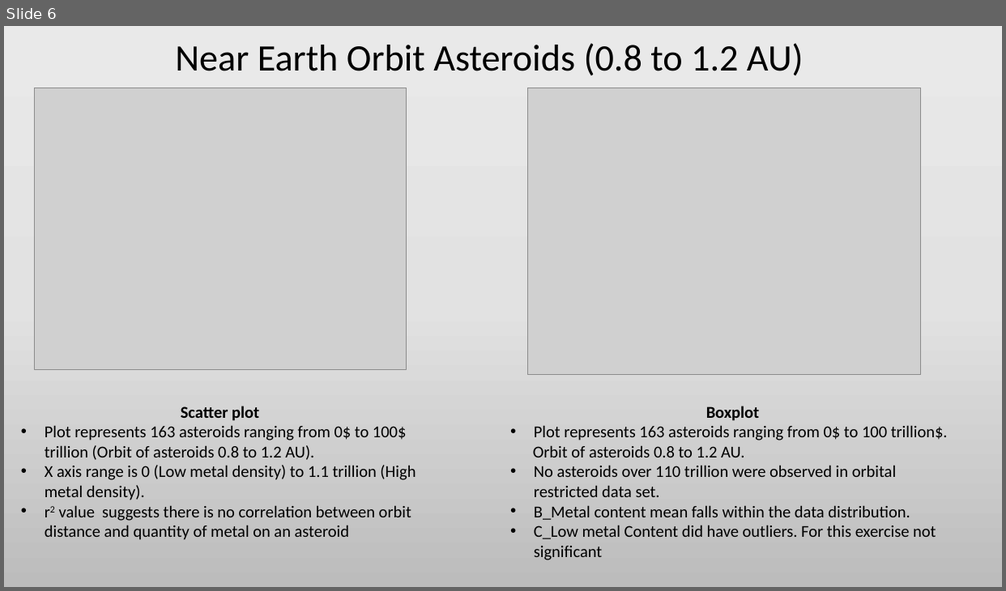
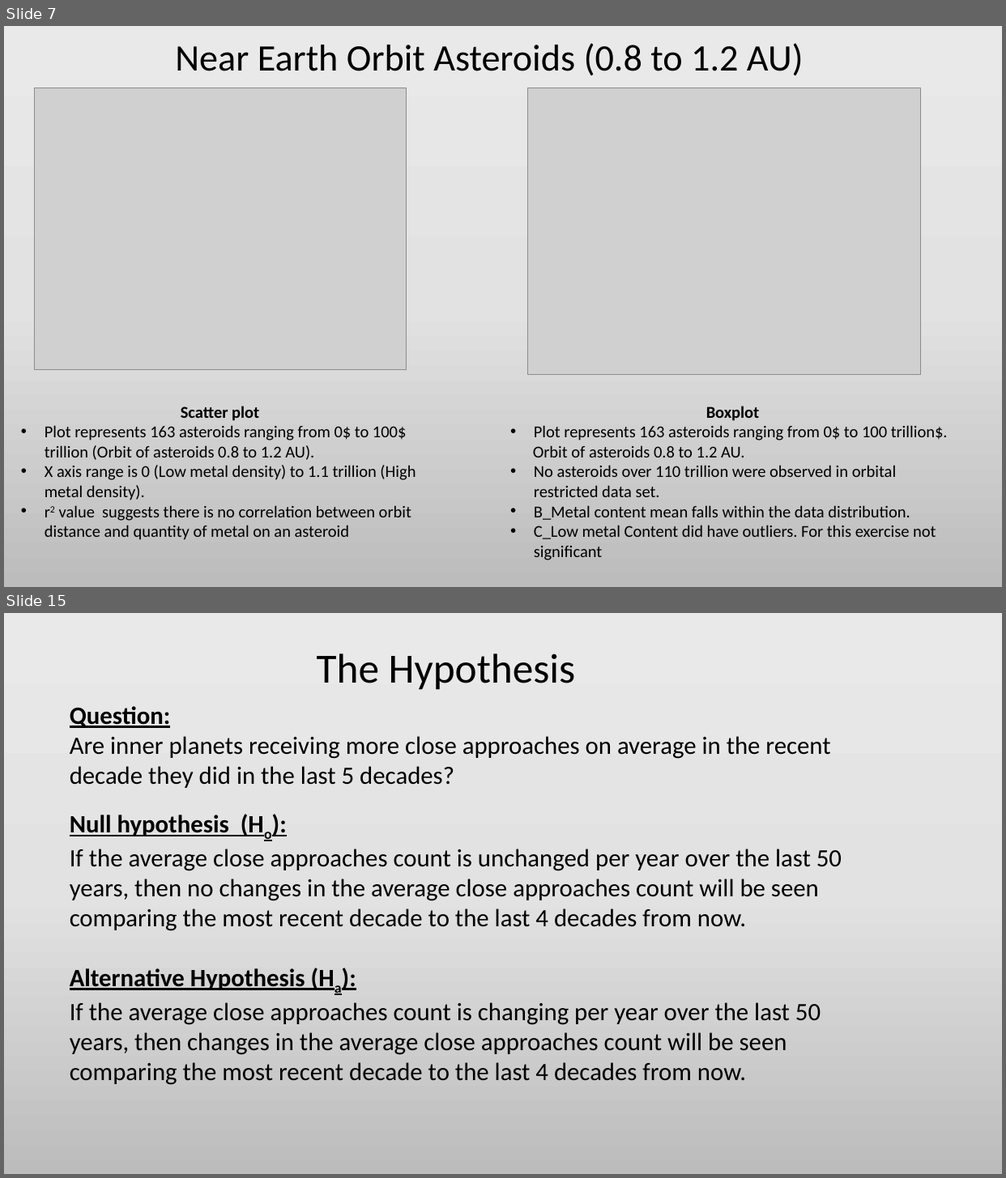
Before and after one commit to Efritch/asteroids_group_g, a slide deck: asteroid_analysisFinal.pptx. Shown one above the other, each under a label of ours: slide 6 before the commit, slides 7 and 15 after it; the slides between them are not shown. The pictures are 1006x591 and 1006x1178 pixels, drawn with LibreOffice and Linux fonts; fonts in the diff are those of the drawing; grey boxes stand for pictures. Boxes give left, top, right and bottom in pixels: in the first picture for what was removed or moved away, otherwise in the second. Text is boxed around its words. In the diff, an @@ line names an element or a change of style, - is before the commit and + after.

```diff
--- a/asteroid_analysisFinal.pptx
+++ b/asteroid_analysisFinal.pptx
@@ slide 15 added at box(4, 613, 1002, 1174), background gradient #EBEAEA to #E4E3E3 to #BDBCBC @@
@@ text added at box(317, 653, 576, 690), 40 pt, text #000000 @@
+The Hypothesis
@@ text added at box(70, 706, 830, 788), 24 pt, text #000000 @@
+Question:
+Are inner planets receiving more close approaches on average in the recent decade they did in the last 5 decades?
@@ text added at box(70, 815, 842, 1085), 24 pt, text #000000 @@
+Null hypothesis (Ho):
+If the average close approaches count is unchanged per year over the last 50 years, then no changes in the average close approaches count will be seen comparing the most recent decade to the last 4 decades from now.
+Alternative Hypothesis (Ha):
+If the average close approaches count is changing per year over the last 50 years, then changes in the average close approaches count will be seen comparing the most recent decade to the last 4 decades from now.
@@ what was slide 6 is now slide 7 @@
```
Also in this commit, not shown: 7 slides changed, 8 other slides added, 3 slides removed.
